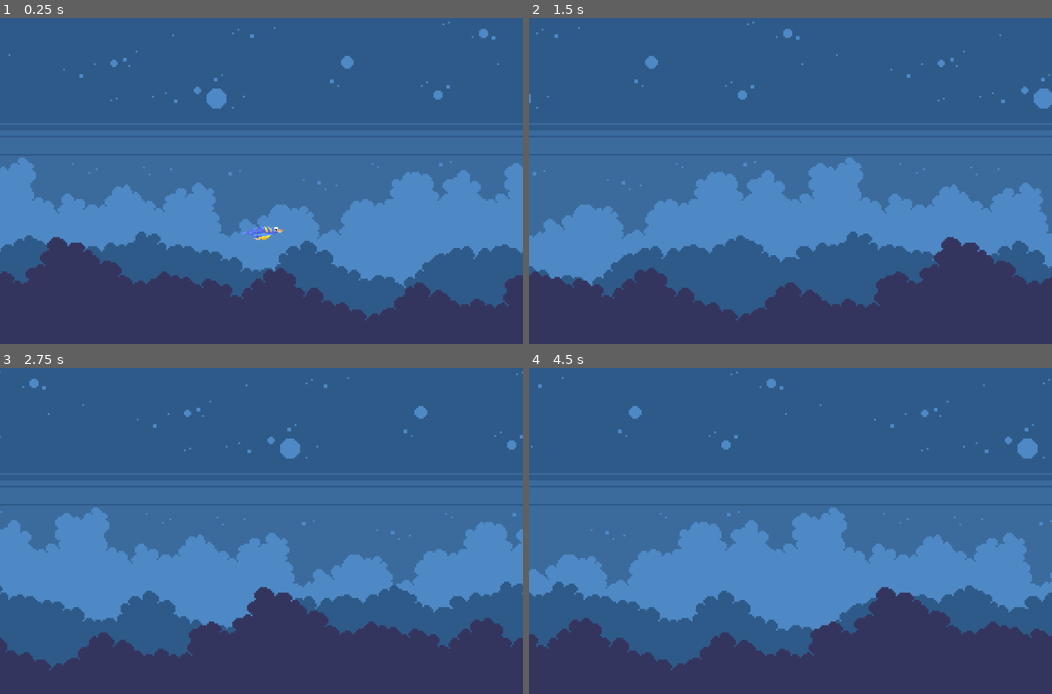
Above: before the commit, frames 1-4 (two rows, left to right).
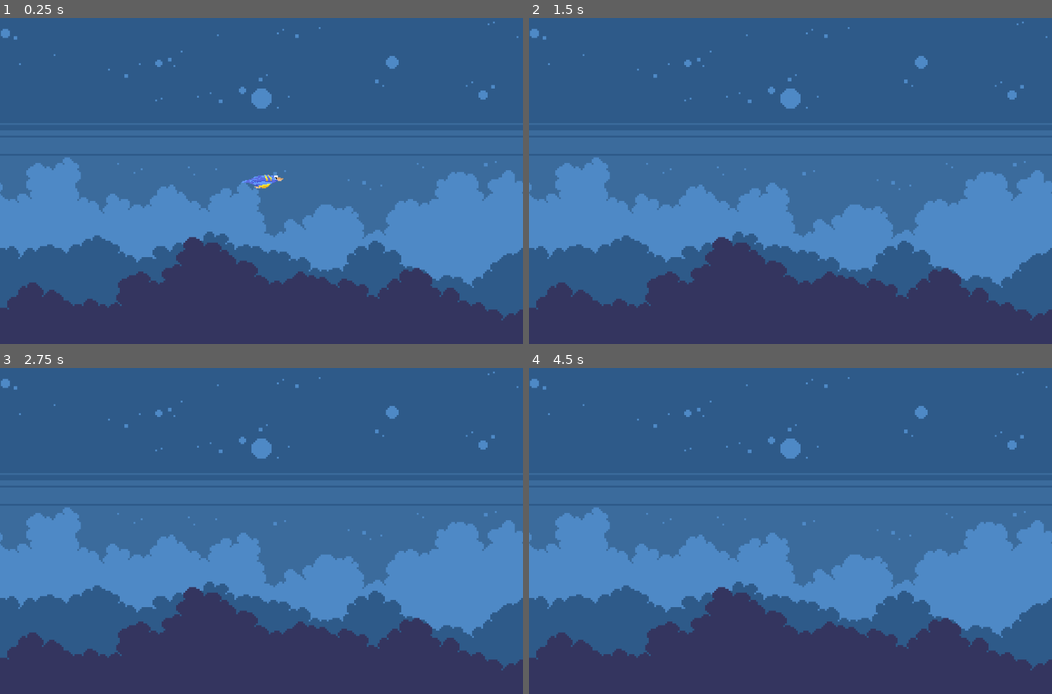
Above: after the commit, the same moments.

Repository: Diomeh/flappy-bird
Game: Godot game, scene res://main.tscn
The game is run twice, just before and just after one commit, with the same random seed, the same clock (stepped at 60 frames per second) and the same inputs.
Inputs:
- Up to frame 1 (0.25 s): no input
- Up to frame 2 (1.5 s): tap Enter (ui_accept) at 0.5, 0.6, 0.77, 1.07, 1.35 s
- Up to frame 3 (2.75 s): tap Enter (ui_accept) at 1.52, 1.82, 2.1 s
- Up to frame 4 (4.5 s): tap Enter (ui_accept) at 2.85, 3.02, 3.32, 3.6, 3.77, 4.07, 4.35 s

The runs differ from the first frame. In frame 1, 18% of the frame differs, in the area x 0-100%, y 1-93%; in frame 2, 20%; in frame 3, 16%; in frame 4, 20%.

Commit message:
feat: create base obstacle scenes

Diff:
--- /dev/null
+++ b/main.gd
@@ -0,0 +1,15 @@
+class_name Main extends Node2D
+
+@onready var background: Node2D = %Background
+@onready var walls: Area2D = %Walls
+@onready var player: CharacterBody2D = %Player
+
+
+# Called when the node enters the scene tree for the first time.
+func _ready() -> void:
+	pass # Replace with function body.
+
+
+# Called every frame. 'delta' is the elapsed time since the previous frame.
+func _process(delta: float) -> void:
+	pass
--- a/main.tscn
+++ b/main.tscn
@@ -1,13 +1,23 @@
-[gd_scene load_steps=5 format=3 uid="uid://cn0j8fix4be6p"]
+[gd_scene load_steps=11 format=3 uid="uid://cn0j8fix4be6p"]
 
 [ext_resource type="PackedScene" uid="uid://btpbyeigpt4sv" path="res://player.tscn" id="1_ig7tw"]
+[ext_resource type="Script" uid="uid://cot0u568h6x0x" path="res://main.gd" id="1_lquwl"]
 [ext_resource type="Texture2D" uid="uid://b65dsayo1mmum" path="res://assets/bg/background_0.png" id="3_7mycd"]
 [ext_resource type="Texture2D" uid="uid://b2vwbayck2q4d" path="res://assets/bg/background_1.png" id="4_272bh"]
 [ext_resource type="Texture2D" uid="uid://duser7x3acugk" path="res://assets/bg/background_2.png" id="5_5vw27"]
+[ext_resource type="PackedScene" uid="uid://d0ajl28wcv32l" path="res://obstacle_tall.tscn" id="5_272bh"]
+[ext_resource type="PackedScene" uid="uid://bse1mhpww7fjs" path="res://obstacle_short.tscn" id="6_5vw27"]
+[ext_resource type="Script" uid="uid://ccgwqgb801cyb" path="res://obstacle_spawner.gd" id="6_kek77"]
+[ext_resource type="PackedScene" uid="uid://bkuhgrmrk3k5f" path="res://obstacle_bush.tscn" id="8_5vw27"]
+
+[sub_resource type="RectangleShape2D" id="RectangleShape2D_1bvp3"]
+size = Vector2(288, 20)
 
 [node name="Main" type="Node2D"]
+script = ExtResource("1_lquwl")
 
 [node name="Background" type="Node2D" parent="."]
+unique_name_in_owner = true
 
 [node name="Parallax2D" type="Parallax2D" parent="Background"]
 scroll_scale = Vector2(0.33, 0.33)
@@ -35,5 +45,29 @@
 texture = ExtResource("5_5vw27")
 centered = false
 
+[node name="Walls" type="Area2D" parent="."]
+unique_name_in_owner = true
+
+[node name="CollisionShape2D" type="CollisionShape2D" parent="Walls"]
+position = Vector2(90, -10)
+shape = SubResource("RectangleShape2D_1bvp3")
+
+[node name="CollisionShape2D2" type="CollisionShape2D" parent="Walls"]
+position = Vector2(90, 190)
+shape = SubResource("RectangleShape2D_1bvp3")
+
 [node name="Player" parent="." instance=ExtResource("1_ig7tw")]
+unique_name_in_owner = true
 position = Vector2(0, 90)
+
+[node name="ObstacleSpawner" type="Node2D" parent="."]
+script = ExtResource("6_kek77")
+
+[node name="ObstacleTall" parent="ObstacleSpawner" instance=ExtResource("5_272bh")]
+position = Vector2(182, -88)
+
+[node name="ObstacleShort" parent="ObstacleSpawner" instance=ExtResource("6_5vw27")]
+position = Vector2(24, -53)
+
+[node name="ObstacleBush" parent="ObstacleSpawner" instance=ExtResource("8_5vw27")]
+position = Vector2(47, -192)
--- /dev/null
+++ b/obstacle_bush.tscn
@@ -0,0 +1,31 @@
+[gd_scene load_steps=3 format=3 uid="uid://bkuhgrmrk3k5f"]
+
+[ext_resource type="Texture2D" uid="uid://d2qx2g8ujb5hx" path="res://assets/bg/tileset.png" id="1_jt6ov"]
+
+[sub_resource type="CapsuleShape2D" id="CapsuleShape2D_qk8wx"]
+radius = 6.0
+height = 38.0
+
+[node name="ObstacleBush" type="Area2D"]
+collision_layer = 2
+
+[node name="Sprite2D" type="Sprite2D" parent="."]
+texture = ExtResource("1_jt6ov")
+flip_h = true
+flip_v = true
+region_enabled = true
+region_rect = Rect2(8, 80, 48, 16)
+region_filter_clip_enabled = true
+
+[node name="Sprite2D2" type="Sprite2D" parent="."]
+texture = ExtResource("1_jt6ov")
+flip_h = true
+flip_v = true
+region_enabled = true
+region_rect = Rect2(0, 64, 32, 16)
+region_filter_clip_enabled = true
+
+[node name="CollisionShape2D" type="CollisionShape2D" parent="."]
+position = Vector2(0, -2)
+rotation = 1.5708
+shape = SubResource("CapsuleShape2D_qk8wx")
--- /dev/null
+++ b/obstacle_short.tscn
@@ -0,0 +1,21 @@
+[gd_scene load_steps=3 format=3 uid="uid://bse1mhpww7fjs"]
+
+[ext_resource type="Texture2D" uid="uid://d2qx2g8ujb5hx" path="res://assets/bg/tileset.png" id="1_qk8wx"]
+
+[sub_resource type="CapsuleShape2D" id="CapsuleShape2D_qk8wx"]
+radius = 15.0
+height = 46.0
+
+[node name="ObstacleShort" type="Area2D"]
+collision_layer = 2
+
+[node name="Sprite2D" type="Sprite2D" parent="."]
+texture = ExtResource("1_qk8wx")
+region_enabled = true
+region_rect = Rect2(0, 80, 56, 64)
+region_filter_clip_enabled = true
+
+[node name="CollisionShape2D" type="CollisionShape2D" parent="."]
+position = Vector2(4, -13)
+rotation = 1.5708
+shape = SubResource("CapsuleShape2D_qk8wx")
--- /dev/null
+++ b/obstacle_spawner.gd
@@ -0,0 +1 @@
+class_name ObstacleSpawner extends Node2D
--- /dev/null
+++ b/obstacle_tall.tscn
@@ -0,0 +1,21 @@
+[gd_scene load_steps=3 format=3 uid="uid://d0ajl28wcv32l"]
+
+[ext_resource type="Texture2D" uid="uid://d2qx2g8ujb5hx" path="res://assets/bg/tileset.png" id="1_6lhyn"]
+
+[sub_resource type="CapsuleShape2D" id="CapsuleShape2D_sl1jc"]
+radius = 32.0
+height = 80.0
+
+[node name="ObstacleTall" type="Area2D"]
+collision_layer = 2
+
+[node name="Sprite2D" type="Sprite2D" parent="."]
+texture = ExtResource("1_6lhyn")
+region_enabled = true
+region_rect = Rect2(176, 8.66908, 104, 135.331)
+region_filter_clip_enabled = true
+
+[node name="CollisionShape2D" type="CollisionShape2D" parent="."]
+position = Vector2(0, -32)
+rotation = 1.5708
+shape = SubResource("CapsuleShape2D_sl1jc")
--- a/player.gd
+++ b/player.gd
@@ -2,20 +2,21 @@
 
 
 @export var _speed = 300.0
-@export var _jump_velocity = -400.0
+@export var _jump_velocity = 400.0
 
 
 func _ready() -> void:
 	# We'll always move to the right
-	velocity = Vector2.RIGHT * _speed
+	#velocity = Vector2.RIGHT * _speed
+	pass
 
 
 func _physics_process(delta: float) -> void:
 	# Add the gravity.
-	velocity += get_gravity() * delta
+	#velocity += get_gravity() * delta
 
 	# Handle jump.
 	if Input.is_action_just_pressed("ui_accept"):
-		velocity.y = _jump_velocity
+		velocity.y = _jump_velocity * -1
 
 	move_and_slide()
--- a/project.godot
+++ b/project.godot
@@ -22,6 +22,11 @@
 window/stretch/mode="canvas_items"
 window/stretch/aspect="expand"
 
+[layer_names]
+
+2d_physics/layer_1="Player"
+2d_physics/layer_2="Walls"
+
 [rendering]
 
 textures/canvas_textures/default_texture_filter=0
Not shown, added: main.gd.uid
Not shown, added: obstacle_spawner.gd.uid
